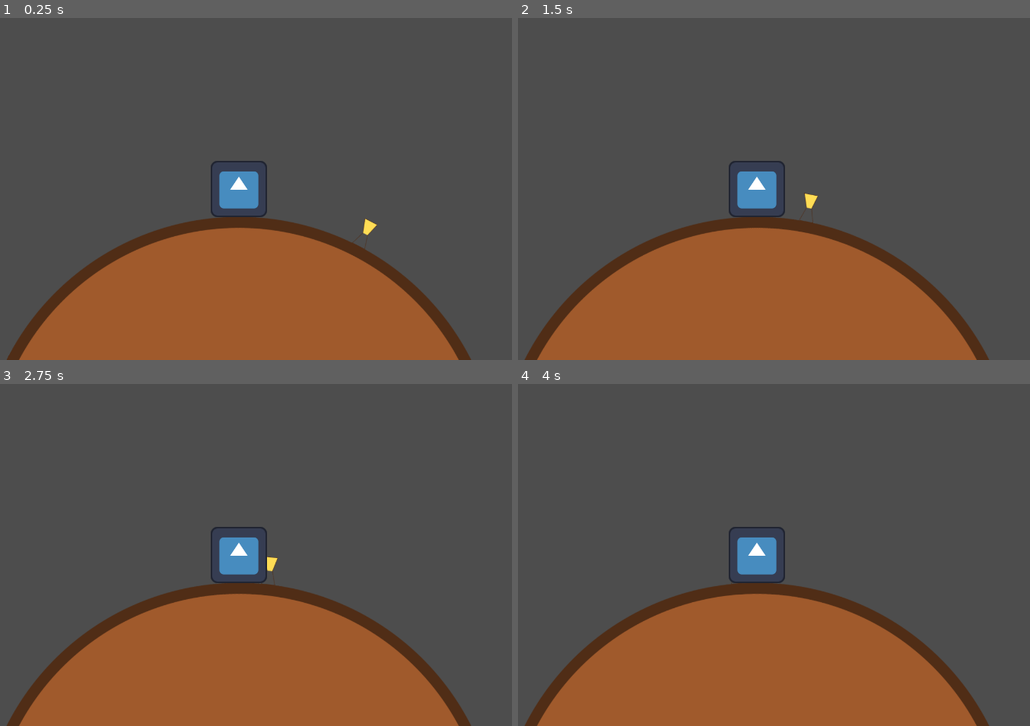
Above: before the commit, frames 1-4 (two rows, left to right).
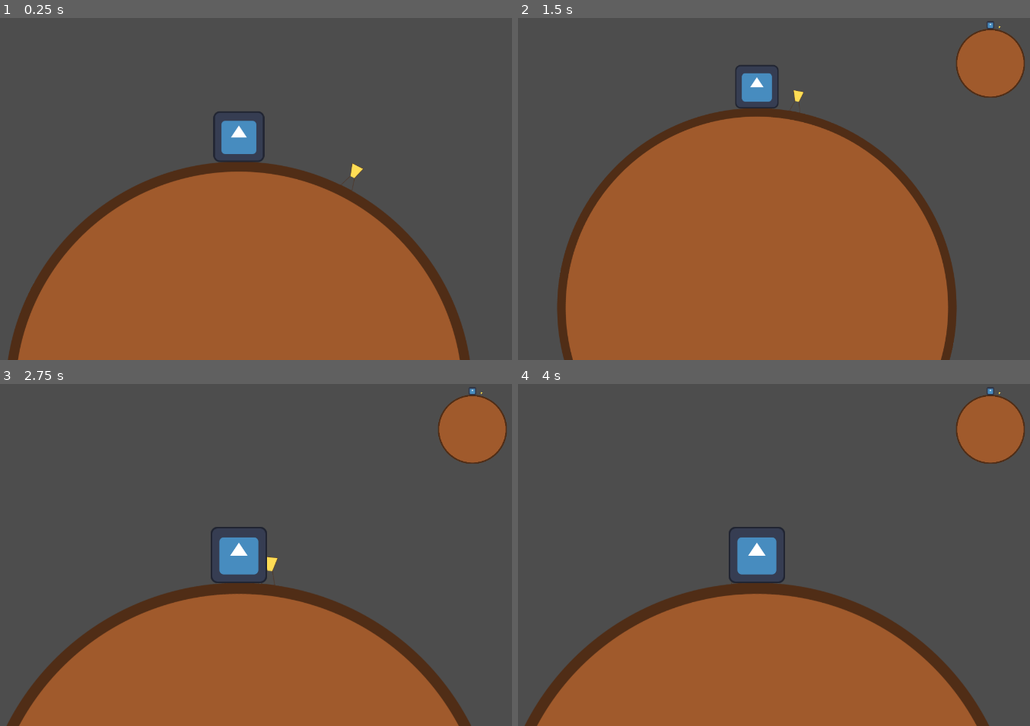
Above: after the commit, the same moments.

Repository: RajwolChapagain/GMTK-2025
Game: Godot game, scene res://scenes/main.tscn
Two runs of this game, one before a commit and one after it. Both use one fixed random seed, a clock stepped at 60 frames per second and the inputs below. The engine's default icon, where the game draws it, is replaced by a stand-in: a white triangle on a blue panel in a dark square.
Inputs:
- Up to frame 1 (0.25 s): no input
- Up to frame 2 (1.5 s): hold Right (move_right) 0.53-1.28 s; hold Left (move_left) from 1.28 s (still down)
- Up to frame 3 (2.75 s): release Left (move_left) at 2.03 s; hold Right (move_right) from 2.03 s (still down)
- Up to frame 4 (4 s): release Right (move_right) at 3.53 s; hold Left (move_left) from 3.53 s (still down)

The runs differ from the first frame. In frame 1, 17% of the frame differs, in the area x 1-92%, y 27-100%; in frame 2, 29%, in the area x 1-99%, y 0-100%; in frame 3, 2.2%; in frame 4, 2.2%.

Commit message:
Create image-taking system at round start

Diff:
--- a/scenes/main.tscn
+++ b/scenes/main.tscn
@@ -1,13 +1,117 @@
-[gd_scene load_steps=3 format=3 uid="uid://2c0c356ubt7m"]
+[gd_scene load_steps=9 format=3 uid="uid://2c0c356ubt7m"]
 
 [ext_resource type="PackedScene" uid="uid://dfumf0si3mdws" path="res://scenes/world.tscn" id="1_0wfyh"]
+[ext_resource type="Script" uid="uid://b2yepclst7vy0" path="res://scripts/main.gd" id="1_sugp2"]
 [ext_resource type="PackedScene" uid="uid://1o30h2732ymm" path="res://scenes/player.tscn" id="2_sugp2"]
+[ext_resource type="PackedScene" uid="uid://dr5fi2u03bxtg" path="res://scenes/ui.tscn" id="4_jyhfs"]
+
+[sub_resource type="Animation" id="Animation_sugp2"]
+length = 0.001
+tracks/0/type = "value"
+tracks/0/imported = false
+tracks/0/enabled = true
+tracks/0/path = NodePath(".:offset")
+tracks/0/interp = 1
+tracks/0/loop_wrap = true
+tracks/0/keys = {
+"times": PackedFloat32Array(0),
+"transitions": PackedFloat32Array(1),
+"update": 0,
+"values": [Vector2(0, 0)]
+}
+tracks/1/type = "value"
+tracks/1/imported = false
+tracks/1/enabled = true
+tracks/1/path = NodePath(".:zoom")
+tracks/1/interp = 1
+tracks/1/loop_wrap = true
+tracks/1/keys = {
+"times": PackedFloat32Array(0),
+"transitions": PackedFloat32Array(1),
+"update": 0,
+"values": [Vector2(1, 1)]
+}
+
+[sub_resource type="Animation" id="Animation_jyhfs"]
+resource_name = "return_to_normal"
+tracks/0/type = "value"
+tracks/0/imported = false
+tracks/0/enabled = true
+tracks/0/path = NodePath(".:offset")
+tracks/0/interp = 1
+tracks/0/loop_wrap = true
+tracks/0/keys = {
+"times": PackedFloat32Array(0, 1),
+"transitions": PackedFloat32Array(1, 1),
+"update": 0,
+"values": [Vector2(0, 565), Vector2(0, 0)]
+}
+tracks/1/type = "value"
+tracks/1/imported = false
+tracks/1/enabled = true
+tracks/1/path = NodePath(".:zoom")
+tracks/1/interp = 1
+tracks/1/loop_wrap = true
+tracks/1/keys = {
+"times": PackedFloat32Array(0, 1),
+"transitions": PackedFloat32Array(1, 1),
+"update": 0,
+"values": [Vector2(0.565, 0.565), Vector2(1, 1)]
+}
+
+[sub_resource type="Animation" id="Animation_0wfyh"]
+resource_name = "take_snapshot"
+tracks/0/type = "value"
+tracks/0/imported = false
+tracks/0/enabled = true
+tracks/0/path = NodePath(".:offset")
+tracks/0/interp = 1
+tracks/0/loop_wrap = true
+tracks/0/keys = {
+"times": PackedFloat32Array(0, 1),
+"transitions": PackedFloat32Array(1, 1),
+"update": 0,
+"values": [Vector2(0, 0), Vector2(0, 565)]
+}
+tracks/1/type = "value"
+tracks/1/imported = false
+tracks/1/enabled = true
+tracks/1/path = NodePath(".:zoom")
+tracks/1/interp = 1
+tracks/1/loop_wrap = true
+tracks/1/keys = {
+"times": PackedFloat32Array(0, 1),
+"transitions": PackedFloat32Array(1, 1),
+"update": 0,
+"values": [Vector2(1, 1), Vector2(0.565, 0.565)]
+}
+
+[sub_resource type="AnimationLibrary" id="AnimationLibrary_tbgi4"]
+_data = {
+&"RESET": SubResource("Animation_sugp2"),
+&"return_to_normal": SubResource("Animation_jyhfs"),
+&"take_snapshot": SubResource("Animation_0wfyh")
+}
 
 [node name="Main" type="Node"]
+script = ExtResource("1_sugp2")
+
+[node name="CanvasLayer" type="CanvasLayer" parent="."]
+
+[node name="UI" parent="CanvasLayer" instance=ExtResource("4_jyhfs")]
+unique_name_in_owner = true
 
 [node name="World" parent="." instance=ExtResource("1_0wfyh")]
 position = Vector2(0, 651)
+scale = Vector2(1, 1)
 
 [node name="Player" parent="." instance=ExtResource("2_sugp2")]
 
 [node name="Camera2D" type="Camera2D" parent="."]
+unique_name_in_owner = true
+
+[node name="CameraAnimationPlayer" type="AnimationPlayer" parent="Camera2D"]
+unique_name_in_owner = true
+libraries = {
+&"": SubResource("AnimationLibrary_tbgi4")
+}
--- /dev/null
+++ b/scenes/ui.tscn
@@ -0,0 +1,28 @@
+[gd_scene load_steps=2 format=3 uid="uid://dr5fi2u03bxtg"]
+
+[ext_resource type="Script" uid="uid://ei21nmbpbmsk" path="res://scripts/ui.gd" id="1_nt7q6"]
+
+[node name="UI" type="Control"]
+layout_mode = 3
+anchors_preset = 15
+anchor_right = 1.0
+anchor_bottom = 1.0
+grow_horizontal = 2
+grow_vertical = 2
+script = ExtResource("1_nt7q6")
+
+[node name="MarginContainer" type="MarginContainer" parent="."]
+custom_minimum_size = Vector2(320, 180)
+layout_mode = 1
+anchors_preset = 1
+anchor_left = 1.0
+anchor_right = 1.0
+grow_horizontal = 0
+
+[node name="Snapshot" type="TextureRect" parent="MarginContainer"]
+unique_name_in_owner = true
+layout_mode = 2
+size_flags_horizontal = 3
+size_flags_vertical = 3
+expand_mode = 3
+stretch_mode = 5
--- /dev/null
+++ b/scripts/main.gd
@@ -0,0 +1,15 @@
+extends Node
+
+func _ready() -> void:
+	%CameraAnimationPlayer.play("take_snapshot")
+	%CameraAnimationPlayer.connect("animation_finished", on_camera_animation_finished)
+
+func on_camera_animation_finished(anim: String) -> void:
+	if anim == "take_snapshot":
+		var snapshot = take_snapshot()
+		%UI.set_snapshot(snapshot)
+		%CameraAnimationPlayer.play("return_to_normal")
+
+func take_snapshot() -> Texture2D:
+	var img = %Camera2D.get_viewport().get_texture().get_image()
+	return ImageTexture.create_from_image(img)
--- /dev/null
+++ b/scripts/ui.gd
@@ -0,0 +1,4 @@
+extends Control
+
+func set_snapshot(snap: Texture2D) -> void:
+	%Snapshot.texture = snap
Binary file added: assets/background.png
Not shown, added: assets/background.png.import
Not shown, added: scripts/main.gd.uid
Not shown, added: scripts/ui.gd.uid
